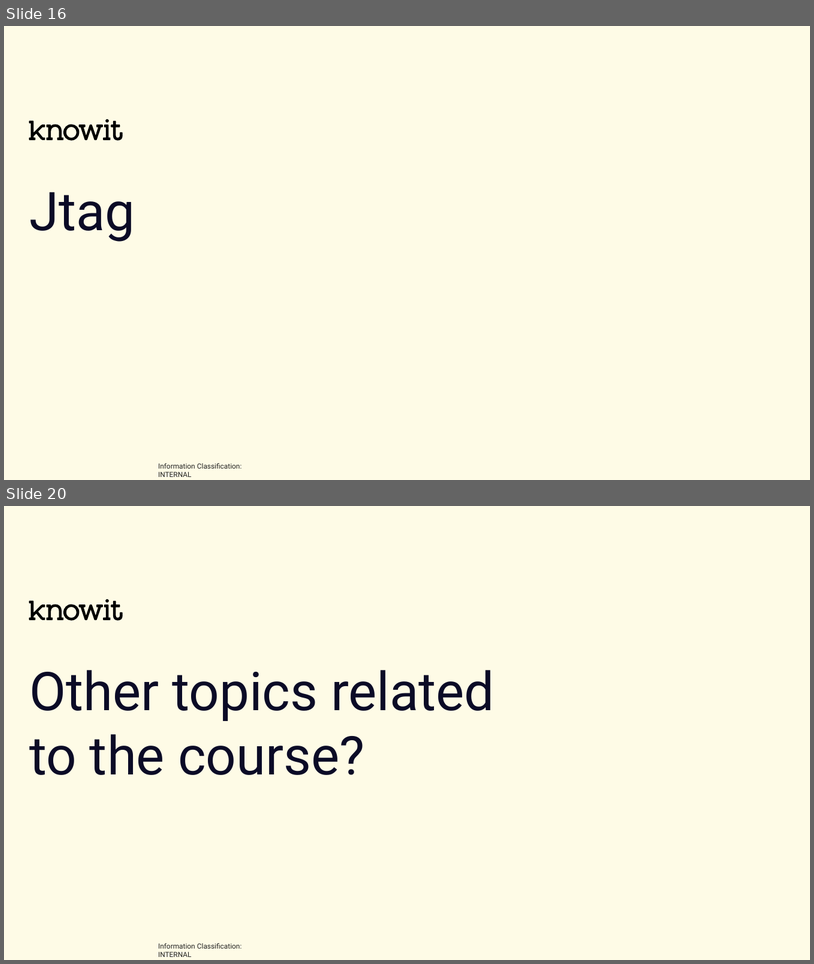
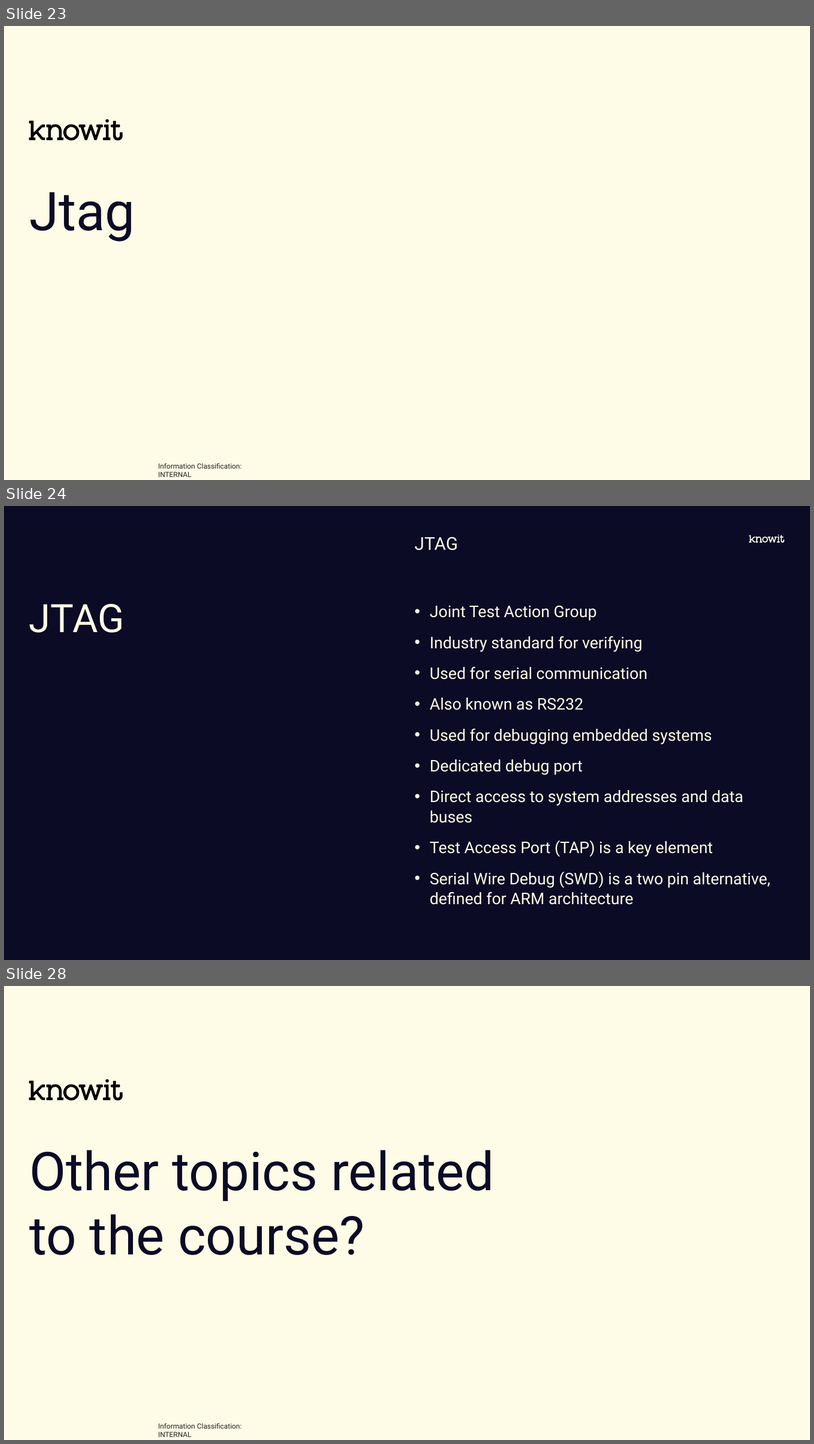
Before and after one commit to joelstr/knowit-embedded-academy, a slide deck: Communication_interfaces/Embedded academy - Communication interfaces.pptx. Shown one above the other, each under a label of ours: slides 16 and 20 before the commit, slides 23, 24 and 28 after it; the slides between them are not shown. The pictures are 814x964 and 814x1444 pixels, drawn with LibreOffice and Linux fonts; fonts in the diff are those of the drawing; background and template pictures are left out. Boxes give left, top, right and bottom in pixels: in the first picture for what was removed or moved away, otherwise in the second. Text is boxed around its words. In the diff, an @@ line names an element or a change of style, - is before the commit and + after.

```diff
--- a/Communication_interfaces/Embedded academy - Communication interfaces.pptx
+++ b/Communication_interfaces/Embedded academy - Communication interfaces.pptx
@@ slide 24 added at (4,506,810,960), background #0B0B26 @@
@@ text added at (415,537,458,550), 20 pt, text #FEFBE6 @@
+JTAG
@@ freeform shape added at (750,535,785,543), fill #FEFBE6 @@
@@ title added at (29,604,125,633), 44 pt, text #FEFBE6 @@
+JTAG
@@ text added at (430,605,771,904), 18 pt, text #FEFBE6 @@
+• Joint Test Action Group
+• Industry standard for verifying
+• Used for serial communication
+• Also known as RS232
+• Used for debugging embedded systems
+• Dedicated debug port
+• Direct access to system addresses and data buses
+• Test Access Port (TAP) is a key element
+• Serial Wire Debug (SWD) is a two pin alternative, defined for ARM architecture
@@ what was slide 16 is now slide 23 @@
@@ what was slide 20 is now slide 28 @@
```
Also in this commit, not shown: 3 slides changed, 9 other slides added, 1 slide removed.
